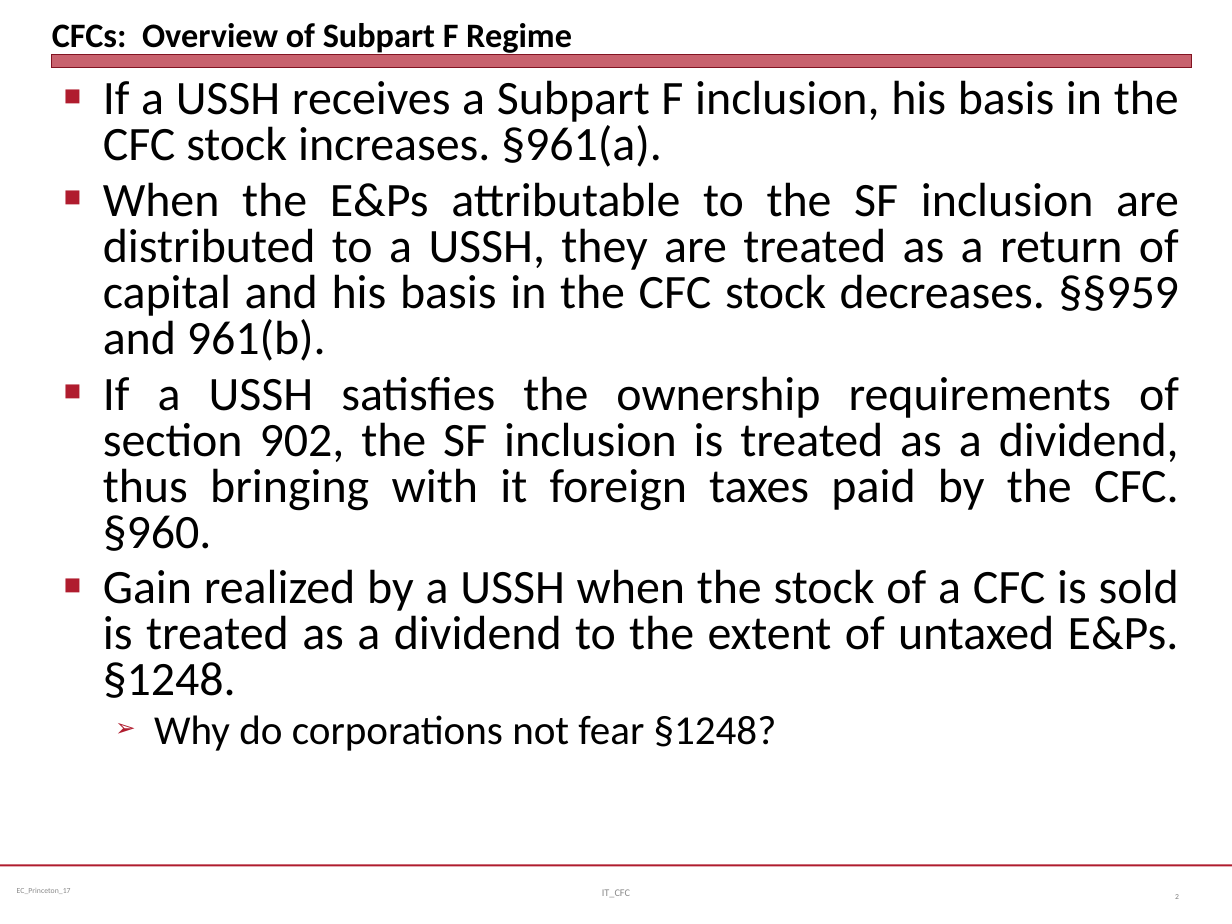
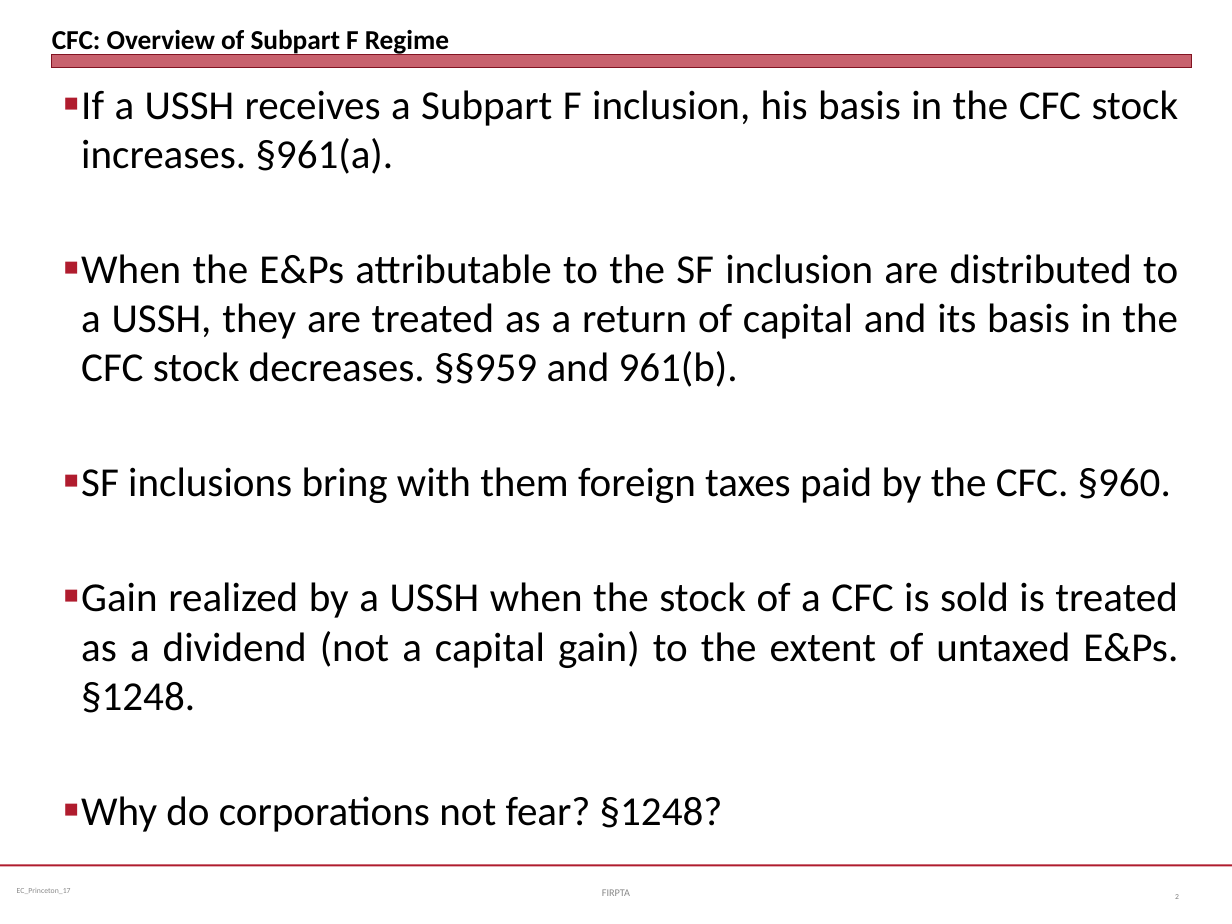
Before and after one commit to jmc877/International-Tax, a slide deck: slide 2 of slides/IT_CFC_22_1.pptx. Drawn at 1232x924 pixels with LibreOffice and Linux fonts; fonts in the diff are those of the drawing. Boxes give left, top, right and bottom in pixels: in the first picture for what was removed or moved away, otherwise in the second. Text is boxed around its words. In the diff, an @@ line names an element or a change of style, - is before the commit and + after.

```diff
--- a/slides/IT_CFC_22_1.pptx
+++ b/slides/IT_CFC_22_1.pptx
@@ title at (52, 29, 449, 55): text changed; size 20 to 16 pt @@
-CFCs: Overview of Subpart F Regime
+CFC: Overview of Subpart F Regime
@@ text at (81, 90, 1179, 174): size 28 to 24 pt in "If a USSH receives a Subpart F ..."; indent changed; line spacing 0.8 to 1 @@
@@ text at (81, 254, 1178, 832): text changed; size 28 to 24 pt @@
-■ When the E&Ps attributable to the SF inclusion are distributed to a USSH, they are treated as a return of capital and his basis in the CFC stock decreases. §§959 and 961(b).
-■ If a USSH satisfies the ownership requirements of section 902, the SF inclusion is treated as a dividend, thus bringing with it foreign taxes paid by the CFC. §960.
-■ Gain realized by a USSH when the stock of a CFC is sold is treated as a dividend to the extent of untaxed E&Ps. §1248.
-  ➢ Why do corporations not fear §1248?
+■ When the E&Ps attributable to the SF inclusion are distributed to a USSH, they are treated as a return of capital and its basis in the CFC stock decreases. §§959 and 961(b).
+■ SF inclusions bring with them foreign taxes paid by the CFC. §960.
+■ Gain realized by a USSH when the stock of a CFC is sold is treated as a dividend (not a capital gain) to the extent of untaxed E&Ps. §1248.
+■ Why do corporations not fear? §1248?
@@ text at (602, 889, 630, 896): text changed @@
-IT_CFC
+FIRPTA
```
Also in this commit, not shown: 2 other slides changed, 2 slides added, 4 other files.
